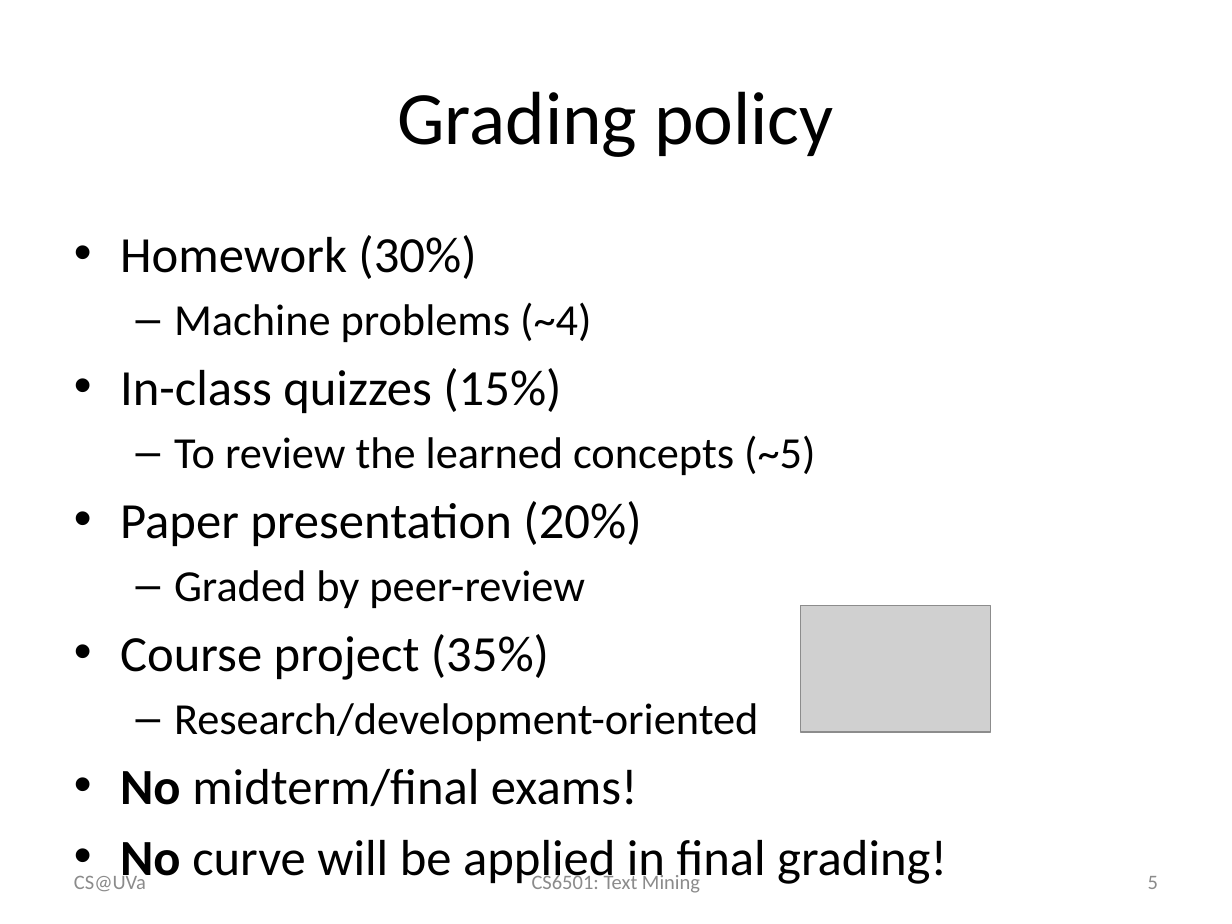
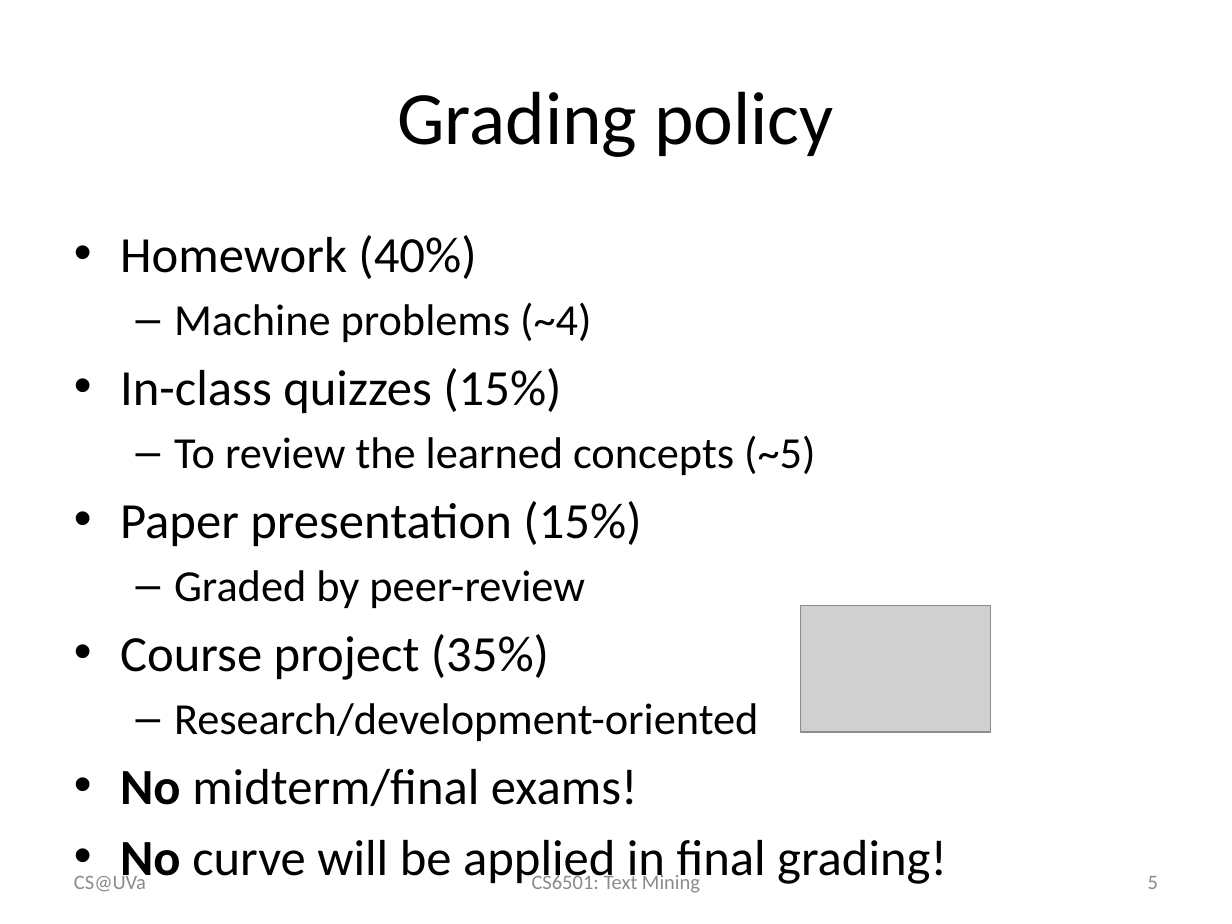
Before and after one commit to wang296/CS6501-Text-Mining, a slide deck: slide 5 of docs/CoursePolicy.pptx. Drawn at 1232x924 pixels with LibreOffice and Linux fonts; fonts in the diff are those of the drawing; grey boxes stand for pictures. Boxes give left, top, right and bottom in pixels: in the first picture for what was removed or moved away, otherwise in the second. Text is boxed around its words. In the diff, an @@ line names an element or a change of style, - is before the commit and + after.

```diff
--- a/docs/CoursePolicy.pptx
+++ b/docs/CoursePolicy.pptx
@@ text at [120,235,476,279]: text changed @@
-• Homework (30%)
+• Homework (40%)
@@ text at [120,501,641,546]: text changed @@
-• Paper presentation (20%)
+• Paper presentation (15%)
```
Also in this commit, not shown: 7 other slides changed, 2 slides added, 5 other files.
